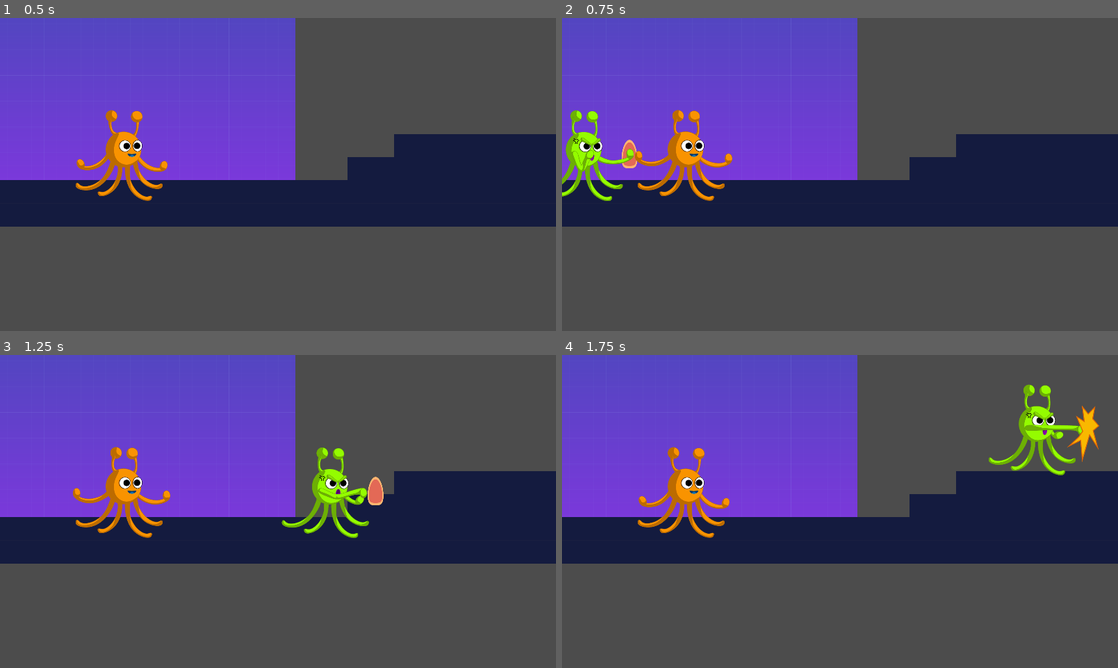
Above: before the commit, frames 1-4 (two rows, left to right).
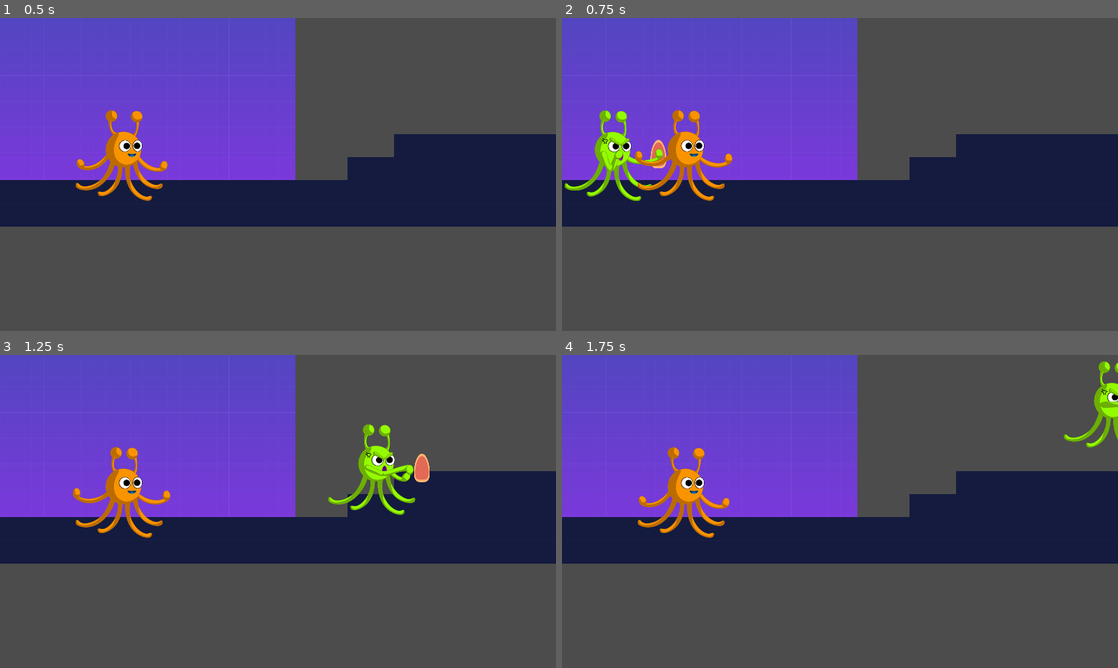
Above: after the commit, the same moments.

Repository: kigari94/IAS
Game: Godot game, scene res://src/Levels/Level01.tscn
Two runs of this game, one before a commit and one after it. Both use one fixed random seed, a clock stepped at 60 frames per second and the inputs below. This scene is started directly instead of the project's main scene.
Inputs:
- Up to frame 1 (0.5 s): no input
- Up to frame 2 (0.75 s): hold D (move_right) from 0.53 s (still down); hold Space (attack) from 0.53 s (still down)
- Up to frame 3 (1.25 s): keep holding D (move_right); keep holding Space (attack); tap W (jump) at 0.77 s
- Up to frame 4 (1.75 s): keep holding D (move_right); release Space (attack) at 1.28 s; tap Keypad Enter (attack_p2) at 1.35 s; tap W (jump) at 1.52 s

Frame 1 is identical in both runs. In frame 2, 2.5% of the frame differs, in the area x 0-19%, y 29-59%; in frame 3, 2.9%, in the area x 50-78%, y 22-59%; in frame 4, 2.4%.
Error before the commit: Attempt to call function 'get_position' in base 'null instance' on a null instance. (res://src/Actors/Player.gd:187)
Error after the commit: Attempt to call function 'get_position' in base 'null instance' on a null instance. (res://src/Actors/Player.gd:195)

Commit message:
higher speed for hunter

Diff:
--- a/src/Actors/Player.gd
+++ b/src/Actors/Player.gd
@@ -2,6 +2,8 @@
 
 export var weapon_scene_path: = "res://src/Objects/Weapon.tscn"
 export(NodePath) var camera
+
+export var boost_speed = 3000
 
 var main_camera =  null
 var player_weapon = null
@@ -74,6 +76,12 @@
 		#print("run")
 		_current_state = _STATES.MOVE
 		animation.play("Run_Animation")
+
+	# Higher run speed as hunter
+	if PlayerData.playerOneActive == false:
+		speed.x = boost_speed
+	else:
+		speed.x = 3000
 
 	# Raycast for Ground detection
 	#print(ray.is_colliding()," Point: ", ray.get_collision_point(),"Normal: ", ray.get_collision_normal(), " Collider: ", ray.get_collider())
--- a/src/Levels/DemoLevel.tscn
+++ b/src/Levels/DemoLevel.tscn
@@ -55,6 +55,7 @@
 speed = Vector2( 3000, 7000 )
 gravity = 15000.0
 camera = NodePath("../MainCamera")
+boost_speed = 4000
 
 [node name="PortalLeft" parent="." instance=ExtResource( 8 )]
 position = Vector2( -66271, -1046 )
